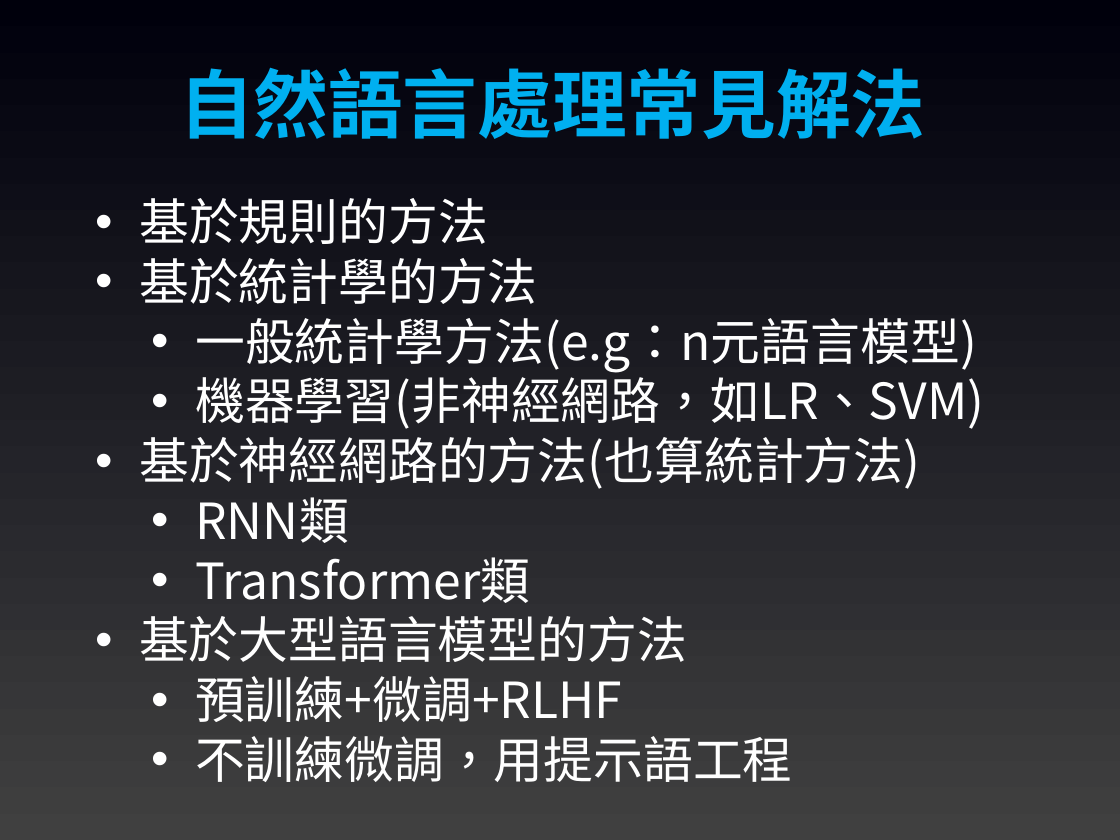
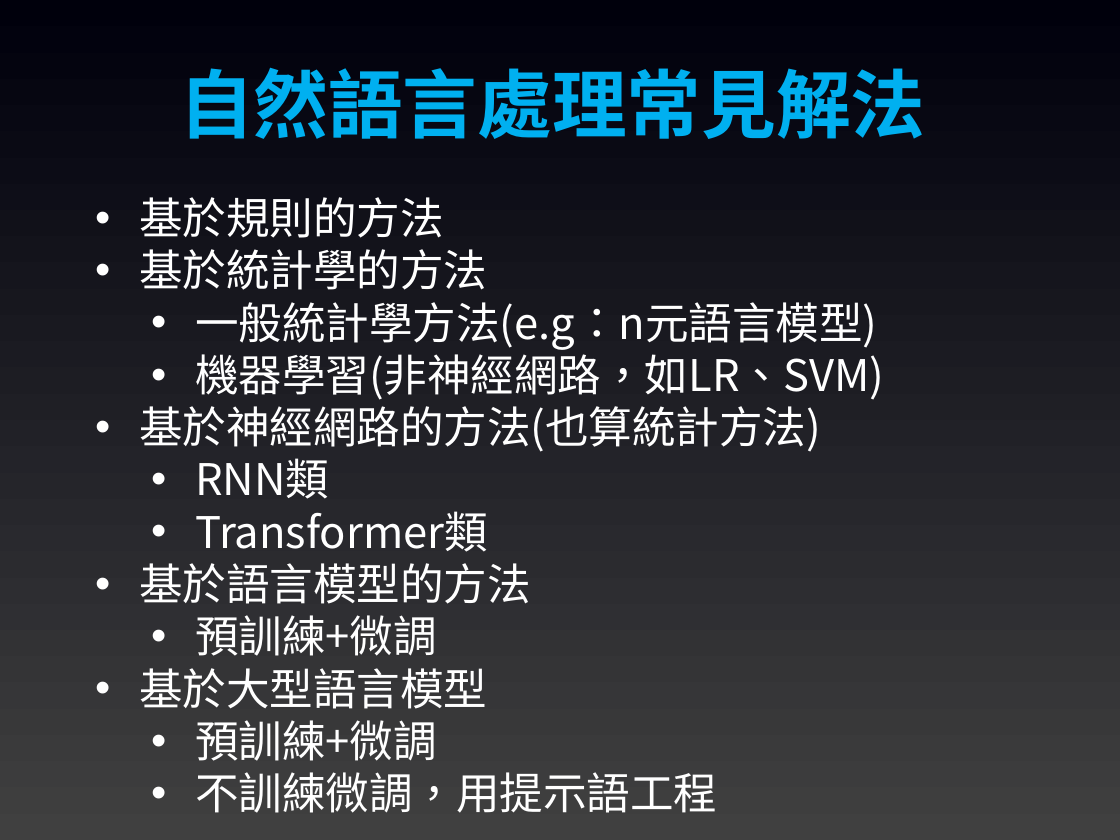
Before and after one commit to joshhu/mustllm20242nd, a slide deck: slide 6 of Slides/Week01/01：自然語言處理(NLP)概論.pptx. Drawn at 1120x840 pixels with LibreOffice and Linux fonts; fonts in the diff are those of the drawing. Boxes give left, top, right and bottom in pixels: in the first picture for what was removed or moved away, otherwise in the second. Text is boxed around its words. In the diff, an @@ line names an element or a change of style, - is before the commit and + after.

```diff
--- a/Slides/Week01/01：自然語言處理(NLP)概論.pptx
+++ b/Slides/Week01/01：自然語言處理(NLP)概論.pptx
@@ text at bbox=[139, 197, 884, 813]: size 32 to 28 pt in "基於規則的方法", "基於統計學的方法", "一般統計學方法(e.g：n元語言模型)", "機器學習(非神經網路，如LR、SVM)" and 4 more places; list level 3 to 2 in "不訓練微調，用提示語工程" @@
@@ text at bbox=[139, 563, 530, 761]: text changed; size 32 to 28 pt @@
-  • 基於大型語言模型的方法
-    • 預訓練+微調+RLHF
+  • 基於語言模型的方法
+    • 預訓練+微調
+• 基於大型語言模型
+  • 預訓練+微調
```
Also in this commit, not shown: 2 other slides changed, 2 other files.
